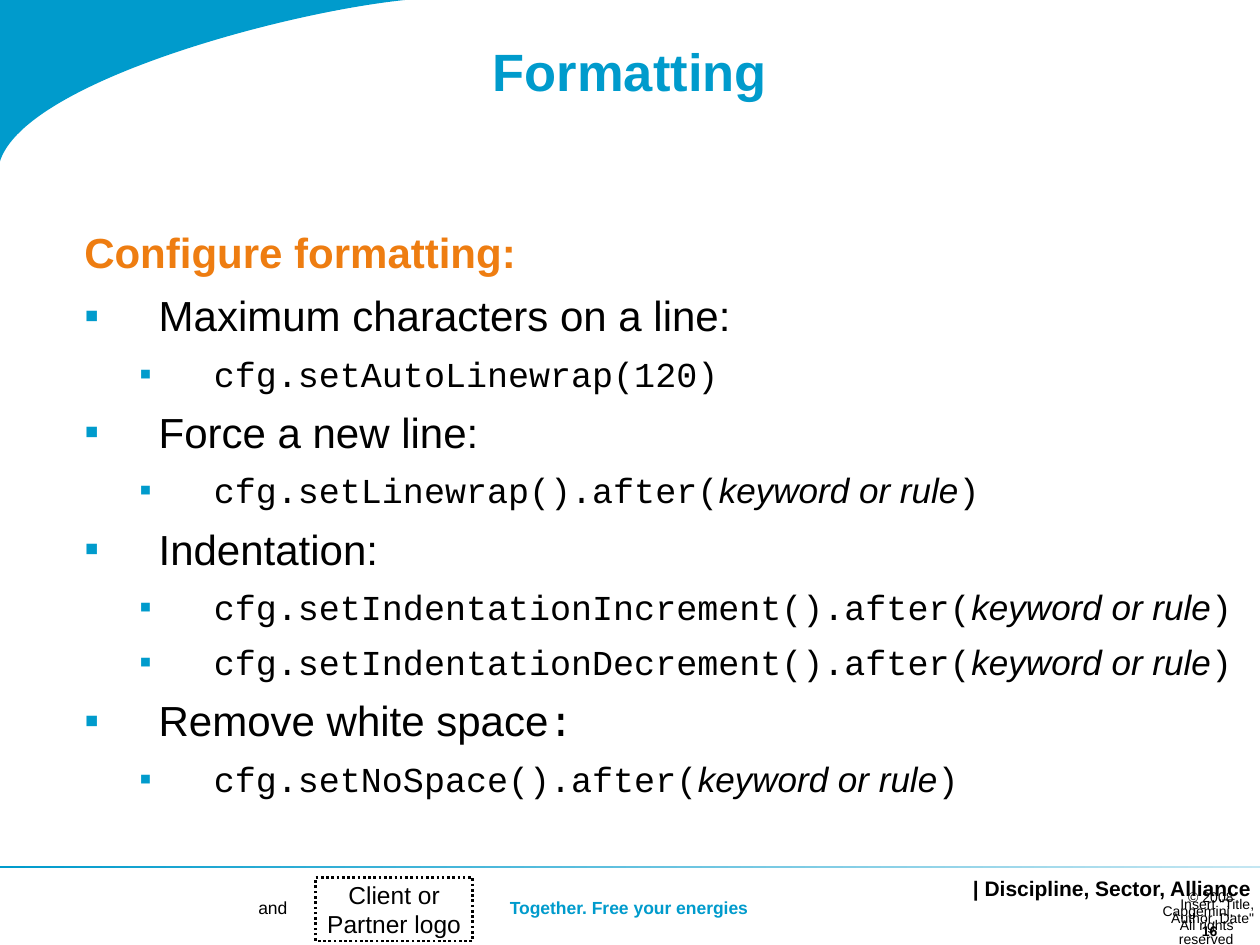
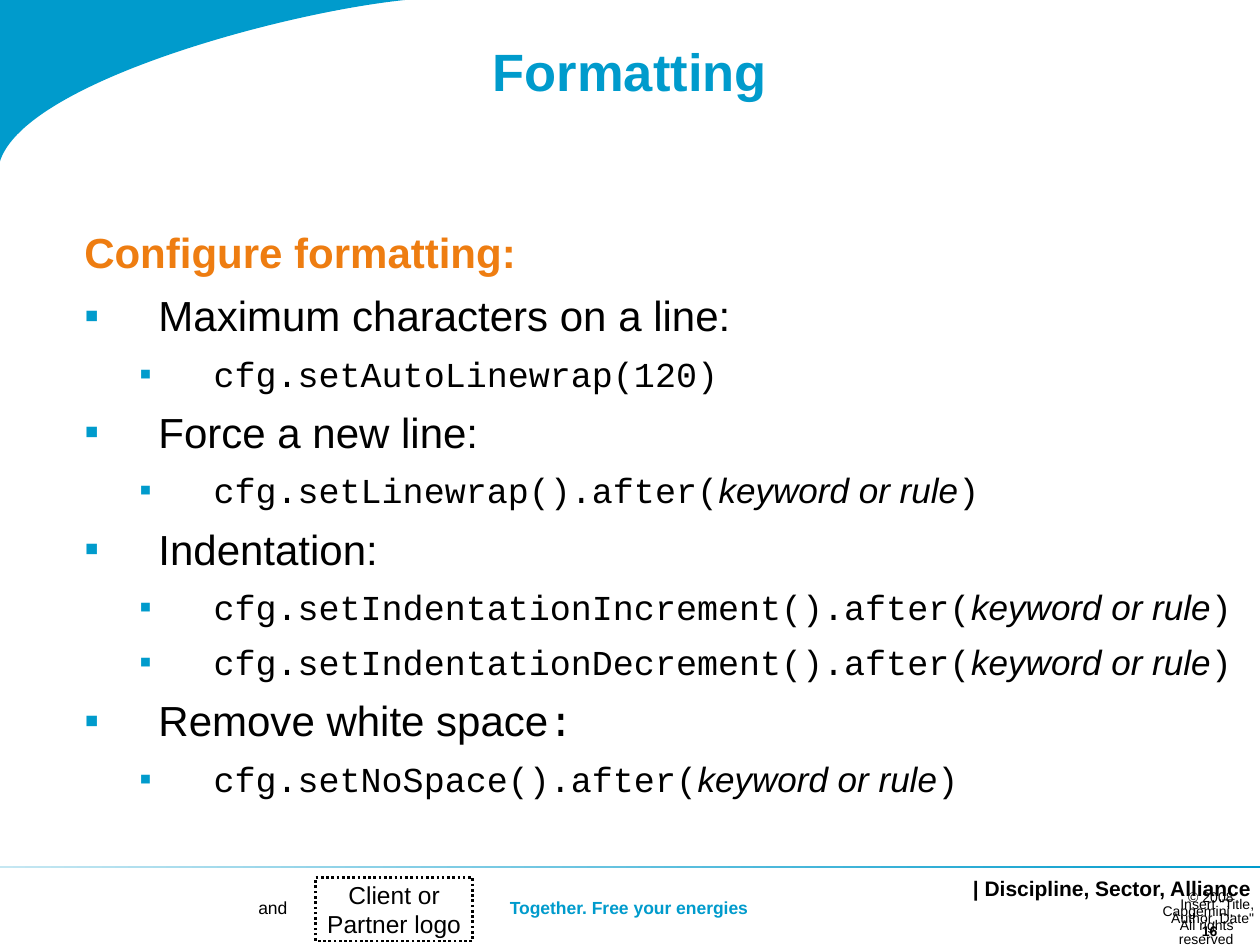
Before and after one commit to dslmeinte/xtext-workshop-code1, a slide deck: slide 16 of org.xtext.workshop.notes/sheets/Workshop 2.ppt. Drawn at 1260x945 pixels with LibreOffice and Linux fonts; fonts in the diff are those of the drawing; background and template pictures are left out. Boxes give left, top, right and bottom in pixels: in the first picture for what was removed or moved away, otherwise in the second. Text is boxed around its words. In the diff, an @@ line names an element or a change of style, - is before the commit and + after.

```diff
--- a/org.xtext.workshop.notes/sheets/Workshop 2.ppt
+++ b/org.xtext.workshop.notes/sheets/Workshop 2.ppt
@@ rectangle at [0,866,1260,868]: fill gradient #C5E7F2 to #009BCC to gradient #009BCC to #C5E7F2 @@
```
Also in this commit, not shown: 19 other slides changed, 1 slide added, 1 other file.
